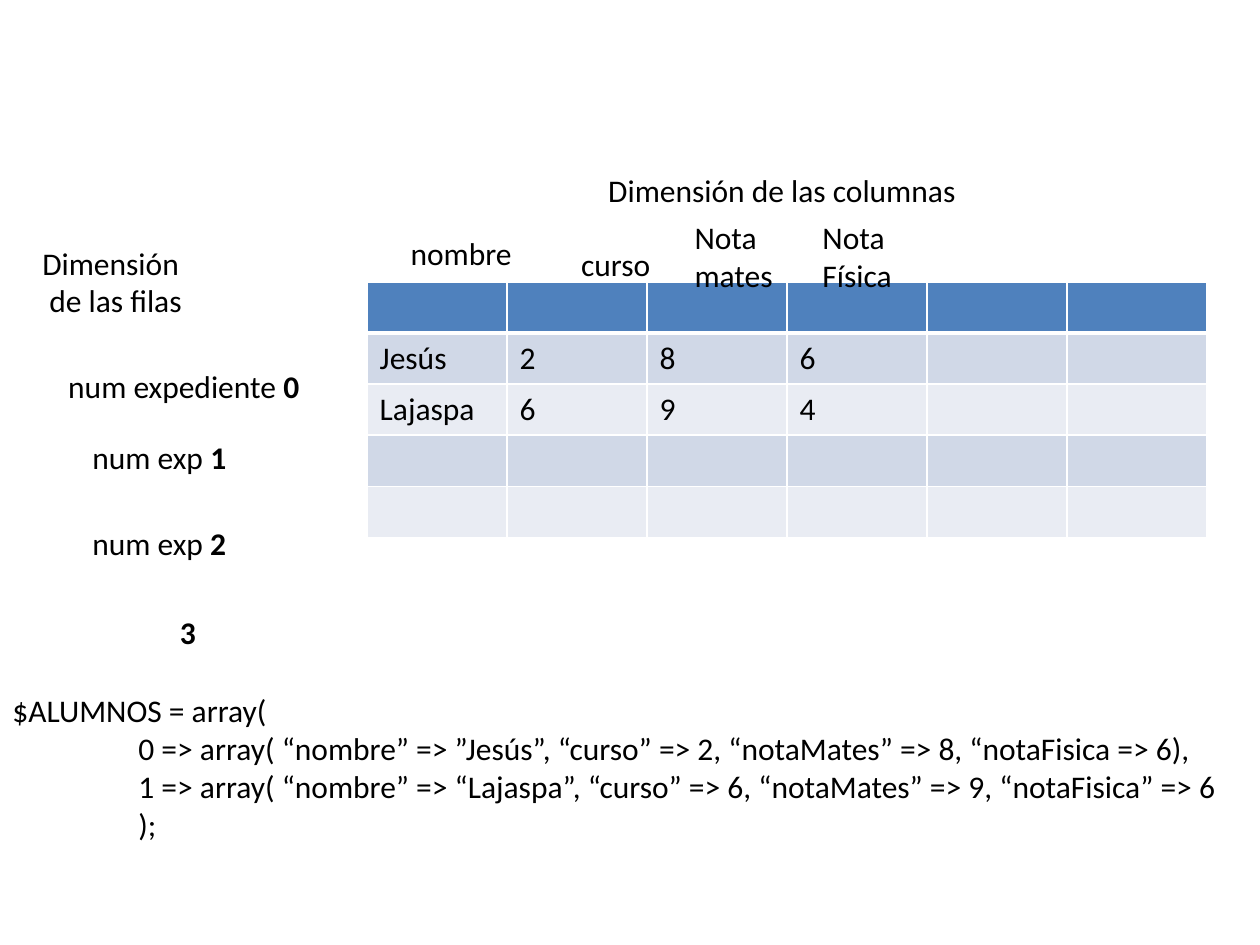
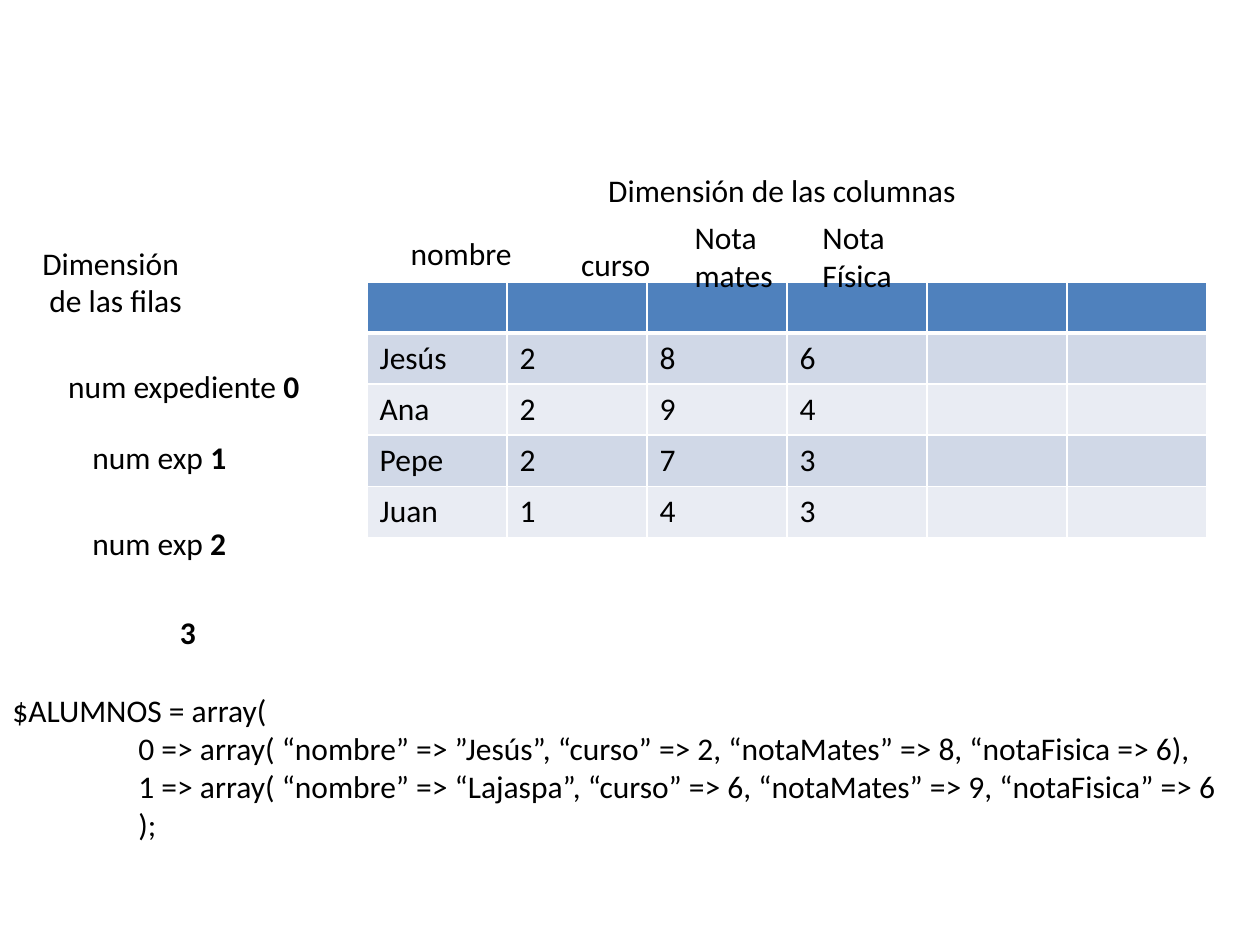
Before and after one commit to AnaLajas/TRABAJO, a slide deck: slide 1 of Documentación/Esquemas.pptx. Drawn at 1260x945 pixels with LibreOffice and Linux fonts; fonts in the diff are those of the drawing. Boxes give left, top, right and bottom in pixels: in the first picture for what was removed or moved away, otherwise in the second. Text is boxed around its words. In the diff, an @@ line names an element or a change of style, - is before the commit and + after.

```diff
--- a/Documentación/Esquemas.pptx
+++ b/Documentación/Esquemas.pptx
@@ table at bbox=[367, 282, 1206, 538] @@
-row 3, column 1: Lajaspa
+row 3, column 1: Ana
-row 3, column 2: 6
+row 3, column 2: 2
-row 4:  |  |  |  |  | 
+row 4: Pepe | 2 | 7 | 3 |  | 
-row 5:  |  |  |  |  | 
+row 5: Juan | 1 | 4 | 3 |  | 
```
Also in this commit, not shown: 1 slide added, 14 other files.
